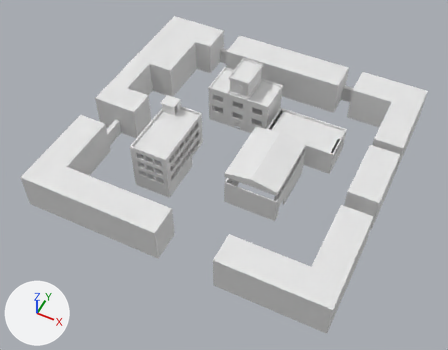
Two versions of the FBX model Assets/+++Workdata/3D/Map - SubstancePainter.fbx, one commit apart.
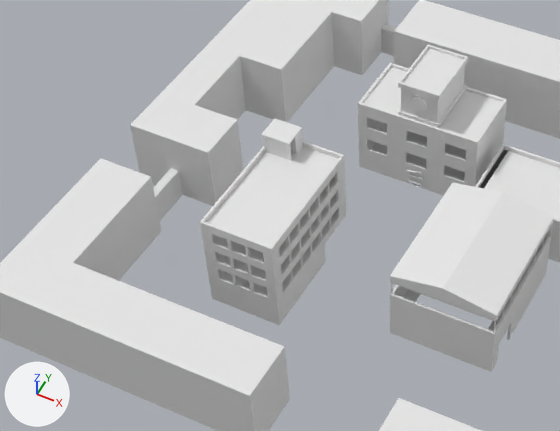
Each version appears first whole from a 50 mm lens placed at (88.1, -161.3, 191.9), pointed at (12.1, -9.3, 1.8), and next in a close-up on the part from 7% to 69% of the width and 10% to 72% of the height. Lighting does not change. The marker at lower left points along +X, +Y and +Z. The last two pictures show the newer version. Where no turn or scale is listed for an object, it has been applied to the vertices. Vertices at exactly the same position are counted once.

In view in the first close-up: 'Brickwalls', 'Mechanic', 'Office', 'Residential Buildings', 'Townhall', 'Warehouse'.
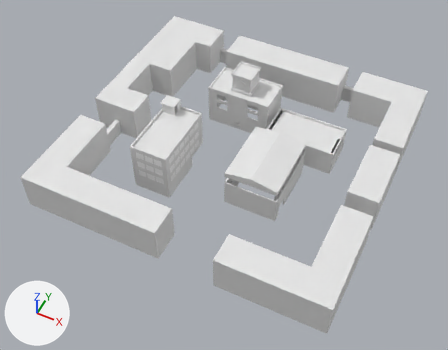
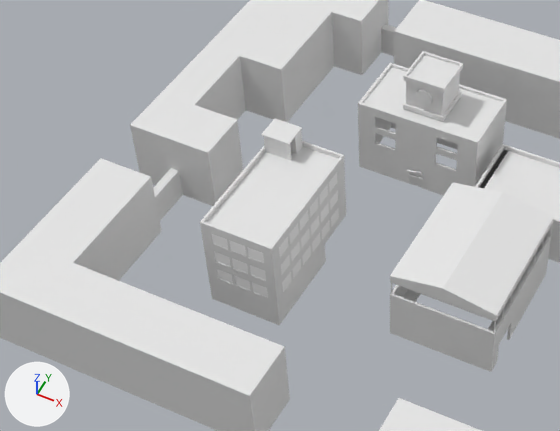
Pixel boxes [x1, y1, x2, y2] of what changed, in the close-ups (560 x 431 px; the box of a moved part takes in the faces that stretch with it):
'Townhall', reshaped: before [358, 45, 507, 196]; after [358, 51, 507, 196]
'Office Windows', added: after [212, 173, 339, 298]
part 1 of me_cube_098, moved or reshaped: before [398, 85, 466, 128]; after [403, 91, 462, 122]
part 2 of me_cube_098, moved or reshaped: before [401, 49, 465, 122]; after [406, 55, 460, 115]
part 3 of me_cube_098, moved or reshaped: before [398, 45, 468, 100]; after [403, 51, 463, 93]
part 4 of me_cube_098, moved or reshaped: before [410, 96, 427, 112]; after [415, 90, 432, 105]
part 5 of me_cube_098, deleted: before [372, 130, 466, 184]
part 6 of me_cube_098, moved or reshaped: before [366, 108, 469, 185]; after [366, 110, 469, 185]
part 7 of me_cube_098, moved or reshaped: [406, 167, 425, 189] in both

Edits to the bpy script that builds the scene:
```text
Add mat_glass_mtl:
    mat_glass_mtl = principled_material('Glass_MTL')
    mat_glass_mtl.base_color = (1.0, 1.0, 1.0)  # white #ffffff
Change me_cube_098:
    used by ob_townhall; location = (0.0, 0.0, 0.0)
    remove me_cube_098.from_pydata(...)  # 1730 vertices, 3314 faces; spans x -10.3..17.8, y 20.3..36.0, z -1.0..26.1
    add me_cube_098.from_pydata(...)  # 648 vertices, 1286 faces; spans x -10.3..17.8, y 20.3..36.0, z -1.0..26.1
    me_cube_098 part 1: the loose piece of 16 vertices spanning x -1.0..8.5, y 21.0..35.4, z 17.2..18.3 is scaled about its middle by (1, 0.641, 1)
    me_cube_098 part 2: the loose piece of 8 vertices spanning x -0.5..8.0, y 21.5..34.9, z 17.8..25.5 is scaled about its middle by (1, 0.628, 1)
    me_cube_098 part 3: the loose piece of 16 vertices spanning x -1.0..8.5, y 21.0..35.4, z 24.9..26.1 is scaled about its middle by (1, 0.641, 1)
    me_cube_098 part 4: the loose piece of 26 vertices spanning x 1.9..5.6, y 21.0..21.5, z 20.0..23.8 is moved by (0.0, 2.5, 0.0)
    me_cube_098 part 5: the loose piece of 1029 vertices spanning x -10.3..17.8, y 20.5..36.0, z 0.2 is deleted
    me_cube_098 part 6: 18 vertices moved from x -6.6..14.1, y 20.5..21.0, z 6.9..14.3 to x -6.2..13.3, y 20.5..21.0, z 7.6..15.2; 151 vertices removed from x -8.2..15.3, y 20.5..21.0, z 5.0..14.3; 102 vertices added at x -6.6..14.1, y 20.5..21.0, z 6.5..15.2
    me_cube_098 part 7: 4 vertices moved from x 2.2..5.1, y 20.6..21.1, z 0.2 to x 2.2..5.1, y 20.6..21.1, z -1.0; 8 vertices removed from x 2.2..5.1, y 20.5..21.0, z -1.0..-0.9; 4 vertices added at x 2.2..5.1, y 20.5..21.0, z -1.0
Add me_cube_103:
    me_cube_103.from_pydata(...)  # 336 vertices, 252 faces; spans x -19.0..-3.3, y -27.8..-1.8, z 6.2..19.2
    me_cube_103.materials.append(mat_glass_mtl)  # white #ffffff
Add ob_office_windows:
    ob_office_windows = bpy.data.objects.new('Office Windows', me_cube_103)
    ob_office_windows.location = (0.0, 0.0, 0.0)
```
